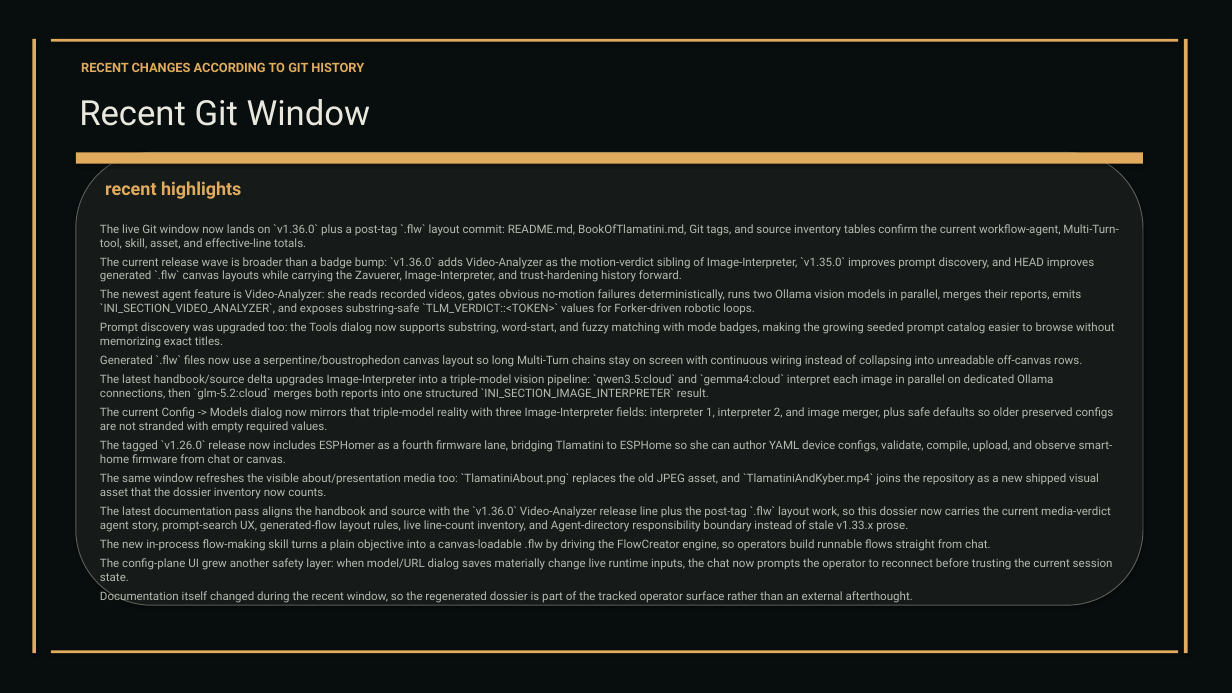
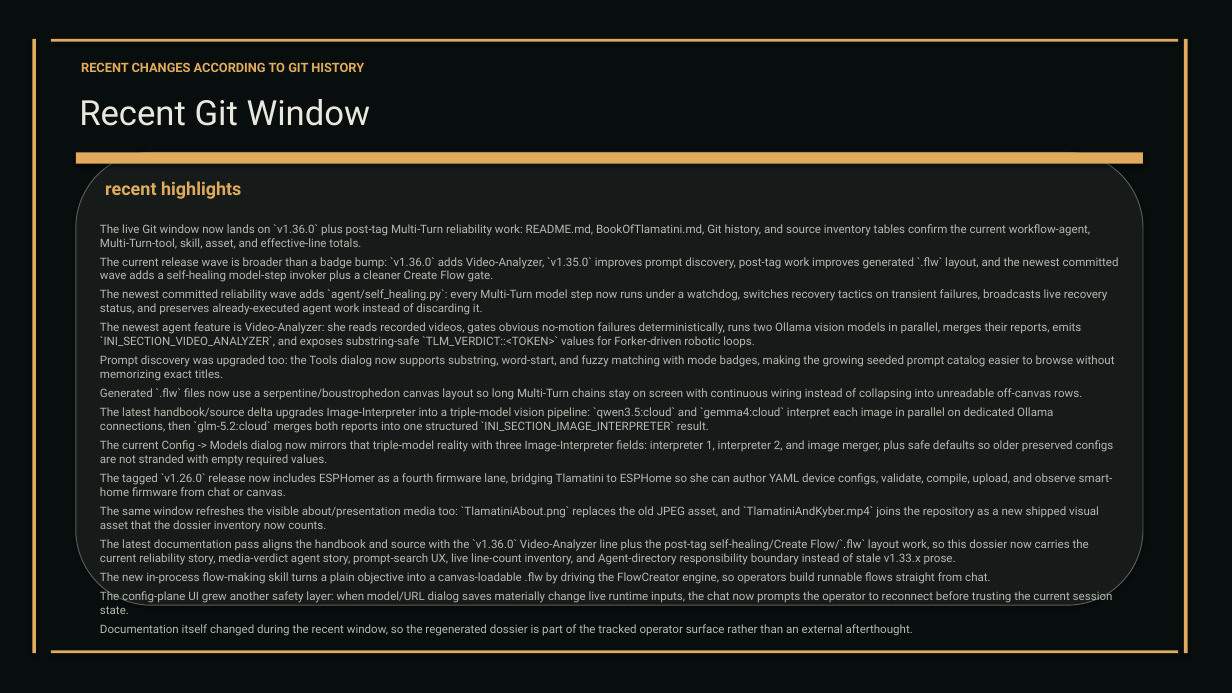
Before and after one commit to XAIHT/Tlamatini, a slide deck: slide 83 of Tlamatini_eXtended_Artificial_Intelligence_Humanly_Tempered.pptx (slide 78 before the commit). Drawn at 1232x693 pixels with LibreOffice and Linux fonts; fonts in the diff are those of the drawing. Boxes give left, top, right and bottom in pixels: in the first picture for what was removed or moved away, otherwise in the second. Text is boxed around its words. In the diff, an @@ line names an element or a change of style, - is before the commit and + after.

Commit message:
Improving the PDCP Key retrieval and setting, som markdnown documentations in charge of Codex, Kimi, Claude, etby Tlamatini's-AutoBot. Improving the PDCP Key retrieval and setting, and update of some markdown documentations in charge of Codex, Kimi, Claude, etc., by Tlamatini's-AutoBot.

```diff
--- a/Tlamatini_eXtended_Artificial_Intelligence_Humanly_Tempered.pptx
+++ b/Tlamatini_eXtended_Artificial_Intelligence_Humanly_Tempered.pptx
@@ text at (100, 224, 1119, 315): text changed @@
-The live Git window now lands on `v1.36.0` plus a post-tag `.flw` layout commit: README.md, BookOfTlamatini.md, Git tags, and source inventory tables confirm the current workflow-agent, Multi-Turn-tool, skill, asset, and effective-line totals.
-The current release wave is broader than a badge bump: `v1.36.0` adds Video-Analyzer as the motion-verdict sibling of Image-Interpreter, `v1.35.0` improves prompt discovery, and HEAD improves generated `.flw` canvas layouts while carrying the Zavuerer, Image-Interpreter, and trust-hardening history forward.
+The live Git window now lands on `v1.36.0` plus post-tag Multi-Turn reliability work: README.md, BookOfTlamatini.md, Git history, and source inventory tables confirm the current workflow-agent, Multi-Turn-tool, skill, asset, and effective-line totals.
+The current release wave is broader than a badge bump: `v1.36.0` adds Video-Analyzer, `v1.35.0` improves prompt discovery, post-tag work improves generated `.flw` layout, and the newest committed wave adds a self-healing model-step invoker plus a cleaner Create Flow gate.
+The newest committed reliability wave adds `agent/self_healing.py`: every Multi-Turn model step now runs under a watchdog, switches recovery tactics on transient failures, broadcasts live recovery status, and preserves already-executed agent work instead of discarding it.
@@ text at (100, 539, 1089, 565): text changed @@
-The latest documentation pass aligns the handbook and source with the `v1.36.0` Video-Analyzer release line plus the post-tag `.flw` layout work, so this dossier now carries the current media-verdict agent story, prompt-search UX, generated-flow layout rules, live line-count inventory, and Agent-directory responsibility boundary instead of stale v1.33.x prose.
+The latest documentation pass aligns the handbook and source with the `v1.36.0` Video-Analyzer line plus the post-tag self-healing/Create Flow/`.flw` layout work, so this dossier now carries the current reliability story, media-verdict agent story, prompt-search UX, live line-count inventory, and Agent-directory responsibility boundary instead of stale v1.33.x prose.
```
Also in this commit, not shown: 46 other slides changed, 6 slides added, 28 other files.
